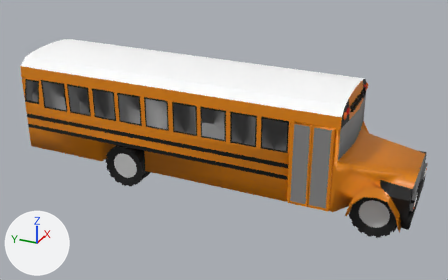
Before and after pictures for a commit that changed the FBX model Assets/models/Dynamic_Models/bus.fbx.
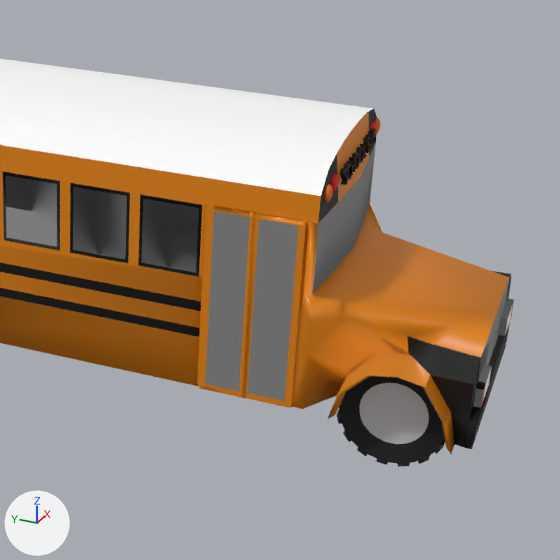
Each version appears first whole from a camera (50 mm lens) standing at (-9.45, -4.88, 4.34) and looking at (-0.04, -0.65, -0.36), and next in a close-up on the part from 44% to 100% of the width and 11% to 100% of the height. The axes (+X, +Y, +Z) are drawn at lower left. The lights are the same throughout. Where no turn or scale is listed for an object, it has been applied to the vertices.

Objects in the first close-up: 'BusFrame', 'Doors', 'Wheel.003'.
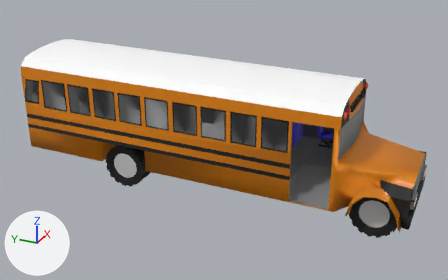
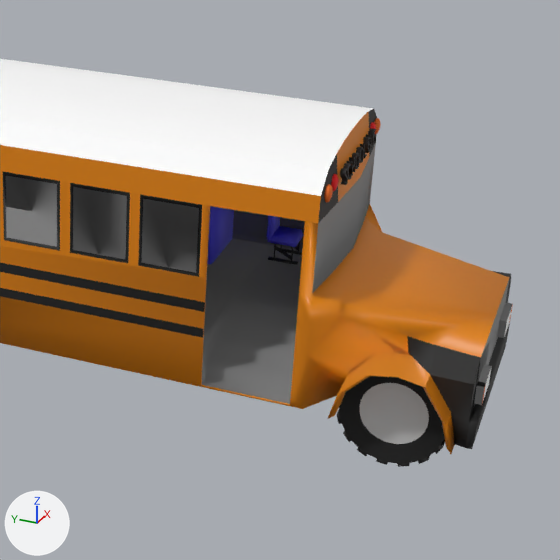
Where the change shows, as pixel boxes [x1, y1, x2, y2] in the close-ups (560 x 560 px):
'Doors', deleted
    before: [197, 205, 306, 408]
    faces in mat_tintedwindow_002 (grey #888888): [205, 211, 298, 401]
    faces in mat_yellowmetal_001 (orange #e78600): [197, 205, 306, 408]

The change in detail:
Object 'Doors' (ob_doors) is deleted.
